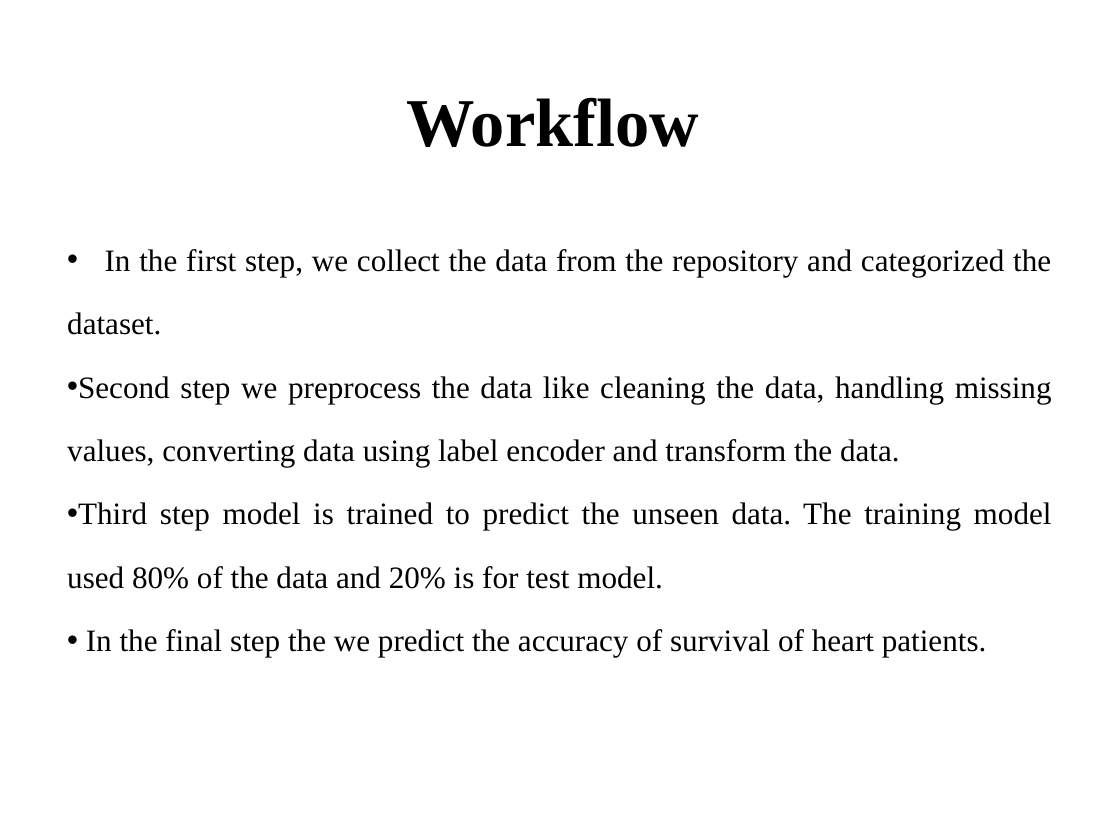
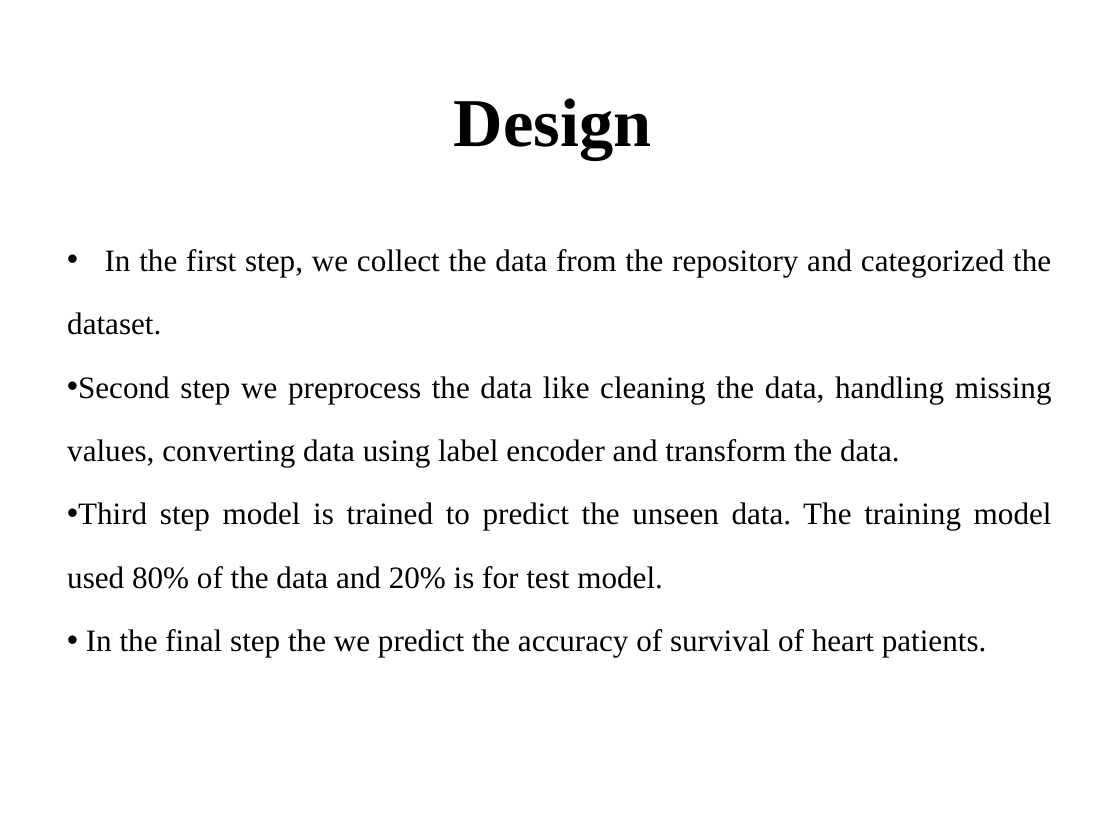
Before and after one commit to sathyapramod/ml-heart-survial, a slide deck: slide 7 of SathyaPramod.pptx (slide 10 before the commit). Drawn at 1120x840 pixels with LibreOffice and Linux fonts; fonts in the diff are those of the drawing; background and template pictures are left out. Boxes give left, top, right and bottom in pixels: in the first picture for what was removed or moved away, otherwise in the second. Text is boxed around its words. In the diff, an @@ line names an element or a change of style, - is before the commit and + after.

```diff
--- a/SathyaPramod.pptx
+++ b/SathyaPramod.pptx
@@ title at box(454, 98, 652, 160): text changed @@
-Workflow
+Design
```
Also in this commit, not shown: 7 other slides changed, 4 slides added, 3 slides removed, 1 other file.
